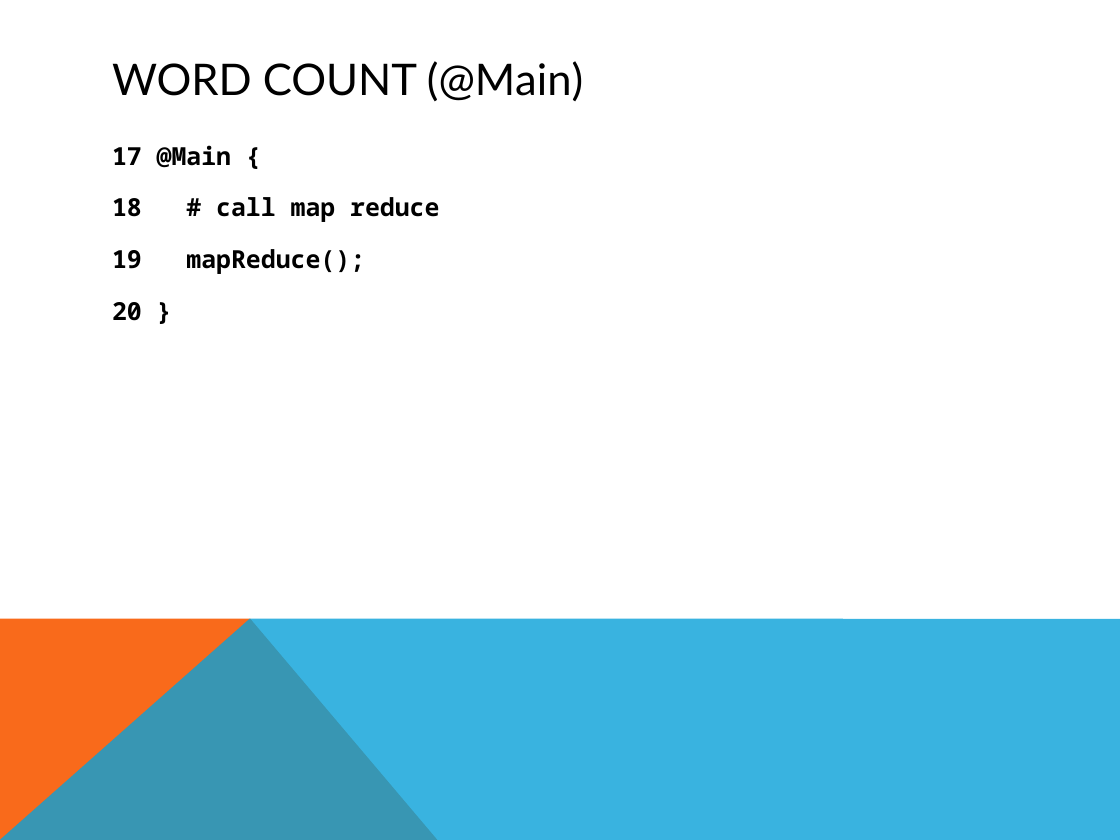
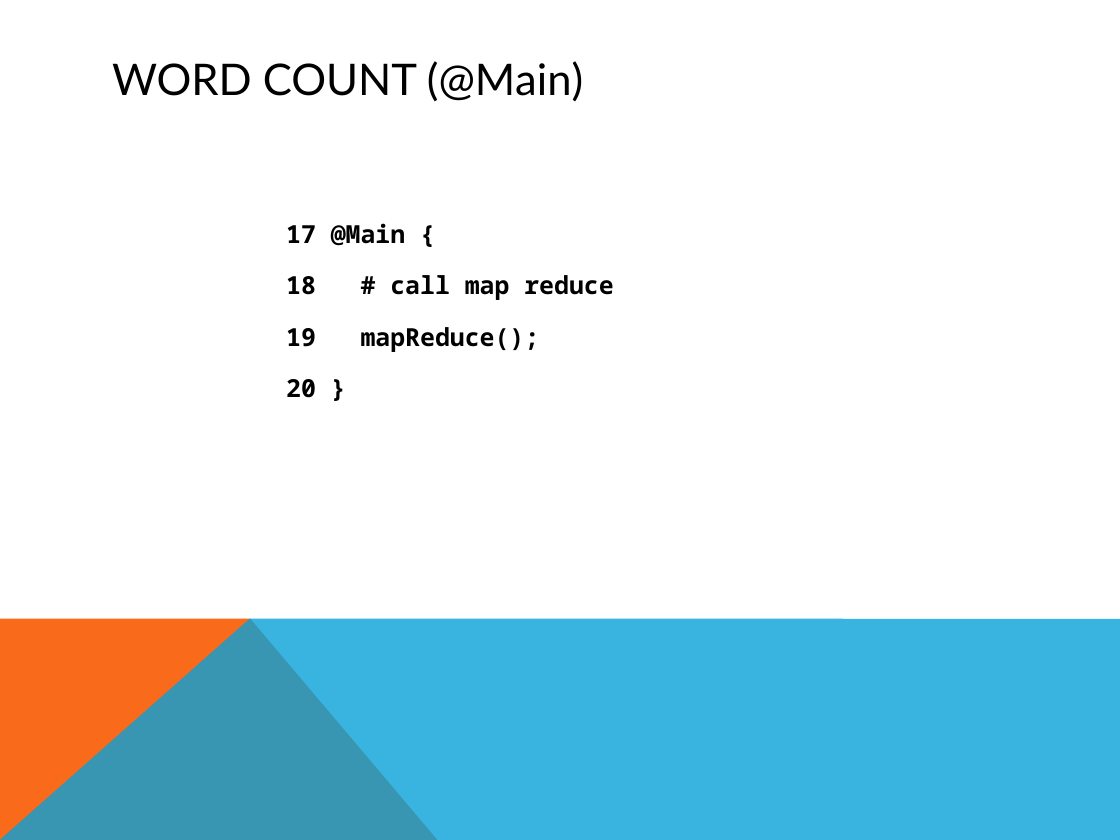
Before and after one commit to smessing/Hog, a slide deck: slide 11 of demo/demo.pptx. Drawn at 1120x840 pixels with LibreOffice and Linux fonts; fonts in the diff are those of the drawing. Boxes give left, top, right and bottom in pixels: in the first picture for what was removed or moved away, otherwise in the second. Text is boxed around its words. In the diff, an @@ line names an element or a change of style, - is before the commit and + after.

```diff
--- a/demo/demo.pptx
+++ b/demo/demo.pptx
@@ text "17 @Main {": place and size @@
-text "17 @Main {" at [112,145,439,321]
+text "17 @Main {" at [286,223,613,398]
```
Also in this commit, not shown: 1 other slide changed.
